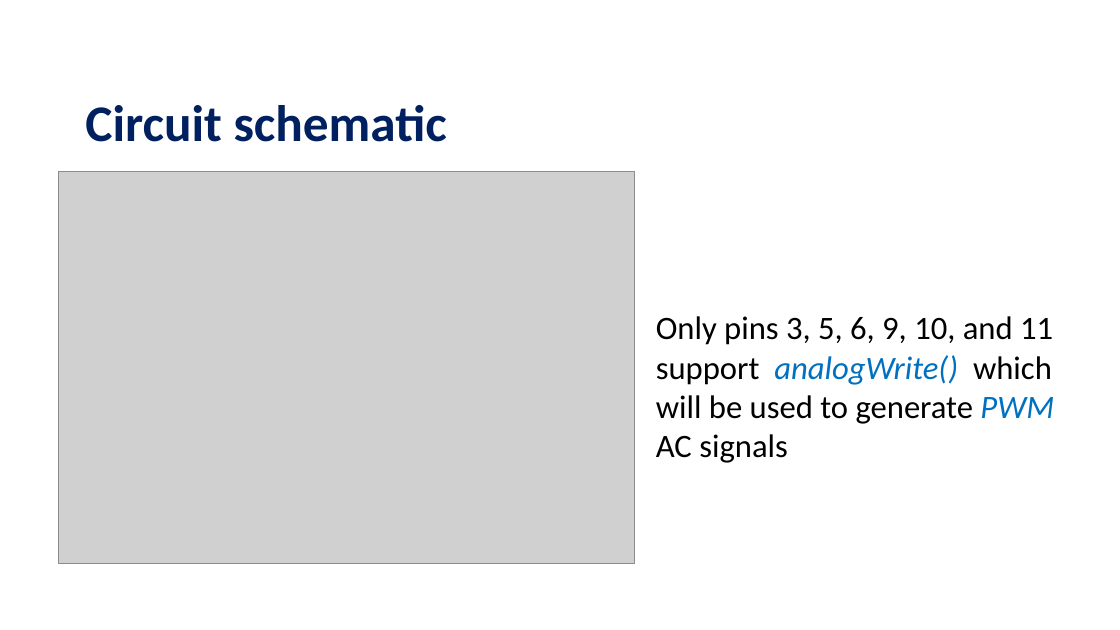
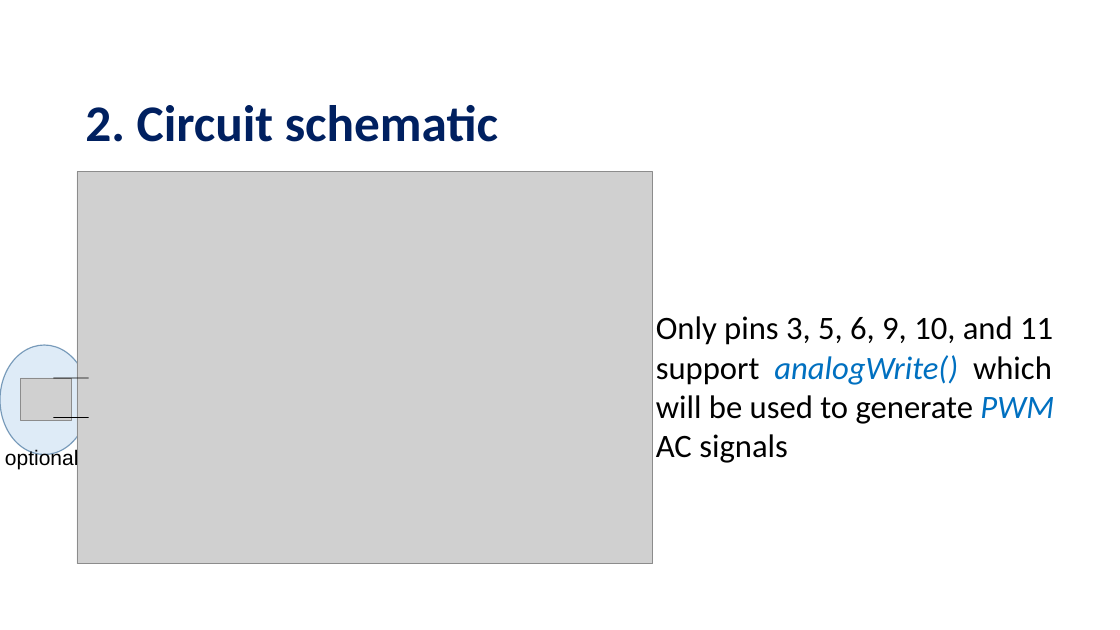
Before and after one commit to FlorLoreto/Projects, a slide deck: slide 5 of The Internet of Things.ppt (slide 13 before the commit). Drawn at 1120x630 pixels with LibreOffice and Linux fonts; fonts in the diff are those of the drawing; grey boxes stand for pictures; background and template pictures are left out. Boxes give left, top, right and bottom in pixels: in the first picture for what was removed or moved away, otherwise in the second. Text is boxed around its words. In the diff, an @@ line names an element or a change of style, - is before the commit and + after.

```diff
--- a/The Internet of Things.ppt
+++ b/The Internet of Things.ppt
@@ title at bbox=[85, 105, 498, 142]: text changed @@
-Circuit schematic
+2. Circuit schematic
@@ picture: place and size @@
-picture at bbox=[59, 172, 634, 564]
+picture at bbox=[77, 172, 652, 564]
@@ ellipse added at bbox=[0, 345, 89, 454], fill #DEEBF7, outline #41719C 0.99 pt @@
@@ picture added at bbox=[21, 378, 71, 420] @@
@@ line added from (89, 378) to (54, 378), #000000 0.74 pt @@
@@ line added from (89, 417) to (54, 417), #000000 0.74 pt @@
@@ text added at bbox=[5, 448, 79, 469], 18 pt, text #000000 @@
+optional
```
Also in this commit, not shown: 13 other slides changed, 2 slides added, 2 slides removed, 22 other files.
